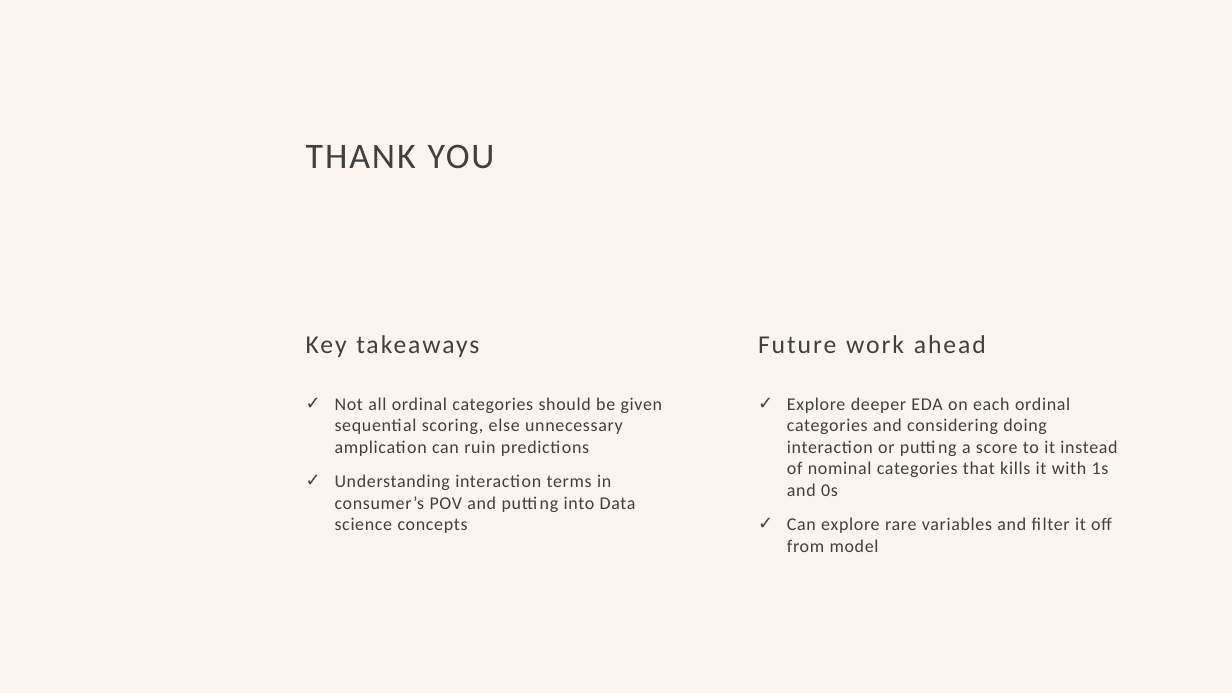
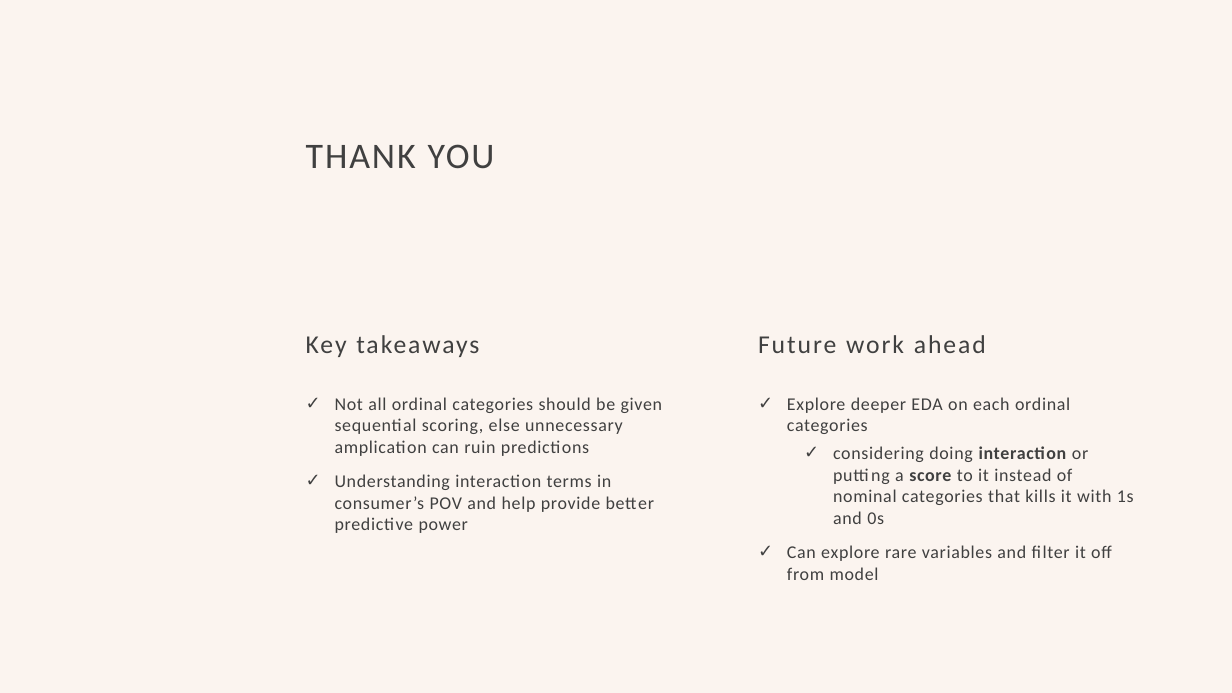
Before and after one commit to DS-GitHub2022/GA-Projects, a slide deck: slide 19 of Project2/Issue of under-predicting house prices.pptx (slide 17 before the commit). Drawn at 1232x693 pixels with LibreOffice and Linux fonts; fonts in the diff are those of the drawing; background and template pictures are left out. Boxes give left, top, right and bottom in pixels: in the first picture for what was removed or moved away, otherwise in the second. Text is boxed around its words. In the diff, an @@ line names an element or a change of style, - is before the commit and + after.

```diff
--- a/Project2/Issue of under-predicting house prices.pptx
+++ b/Project2/Issue of under-predicting house prices.pptx
@@ text at [787, 397, 1134, 524]: text changed @@
-✓ Explore deeper EDA on each ordinal categories and considering doing interaction or putting a score to it instead of nominal categories that kills it with 1s and 0s
+✓ Explore deeper EDA on each ordinal categories
+  ✓ considering doing interaction or putting a score to it instead of nominal categories that kills it with 1s and 0s
@@ text at [335, 474, 654, 533]: text changed @@
-✓ Understanding interaction terms in consumer’s POV and putting into Data science concepts
+✓ Understanding interaction terms in consumer’s POV and help provide better predictive power
```
Also in this commit, not shown: 8 other slides changed, 2 slides added, 5 other files.
